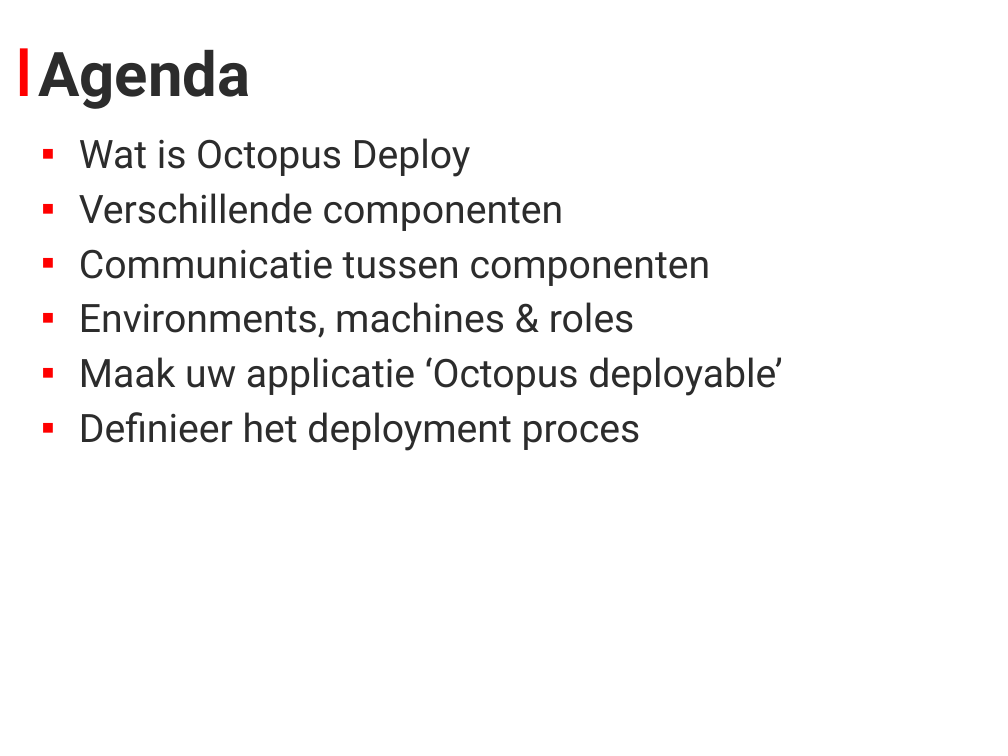
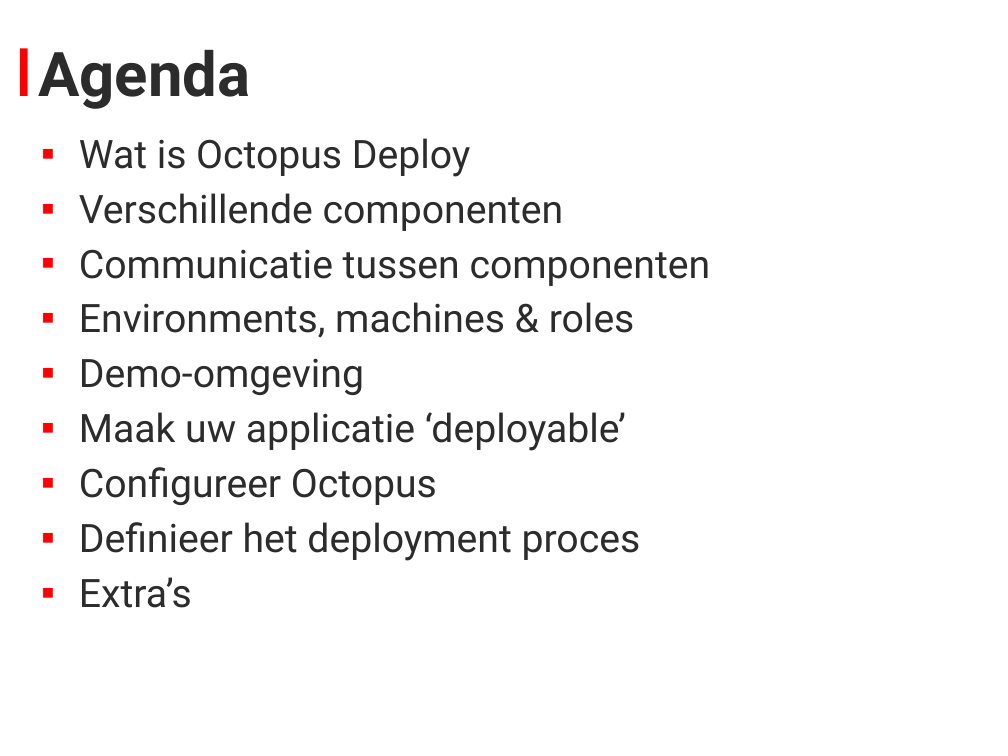
Before and after one commit to stevenlauwers22/OctopusDeploy.Bootcamp, a slide deck: slide 2 of Presentatie.pptx. Drawn at 1008x756 pixels with LibreOffice and Linux fonts; fonts in the diff are those of the drawing; background and template pictures are left out. Boxes give left, top, right and bottom in pixels: in the first picture for what was removed or moved away, otherwise in the second. Text is boxed around its words. In the diff, an @@ line names an element or a change of style, - is before the commit and + after.

```diff
--- a/Presentatie.pptx
+++ b/Presentatie.pptx
@@ text at (79,358,626,505): text changed @@
-▪ Maak uw applicatie ‘Octopus deployable’
+▪ Demo-omgeving
+▪ Maak uw applicatie ‘deployable’
+▪ Configureer Octopus
@@ text at (79,577,192,608): paragraph added @@
+▪ Extra’s
```
Also in this commit, not shown: 3 other slides changed, 3 slides added, 1 other file.
